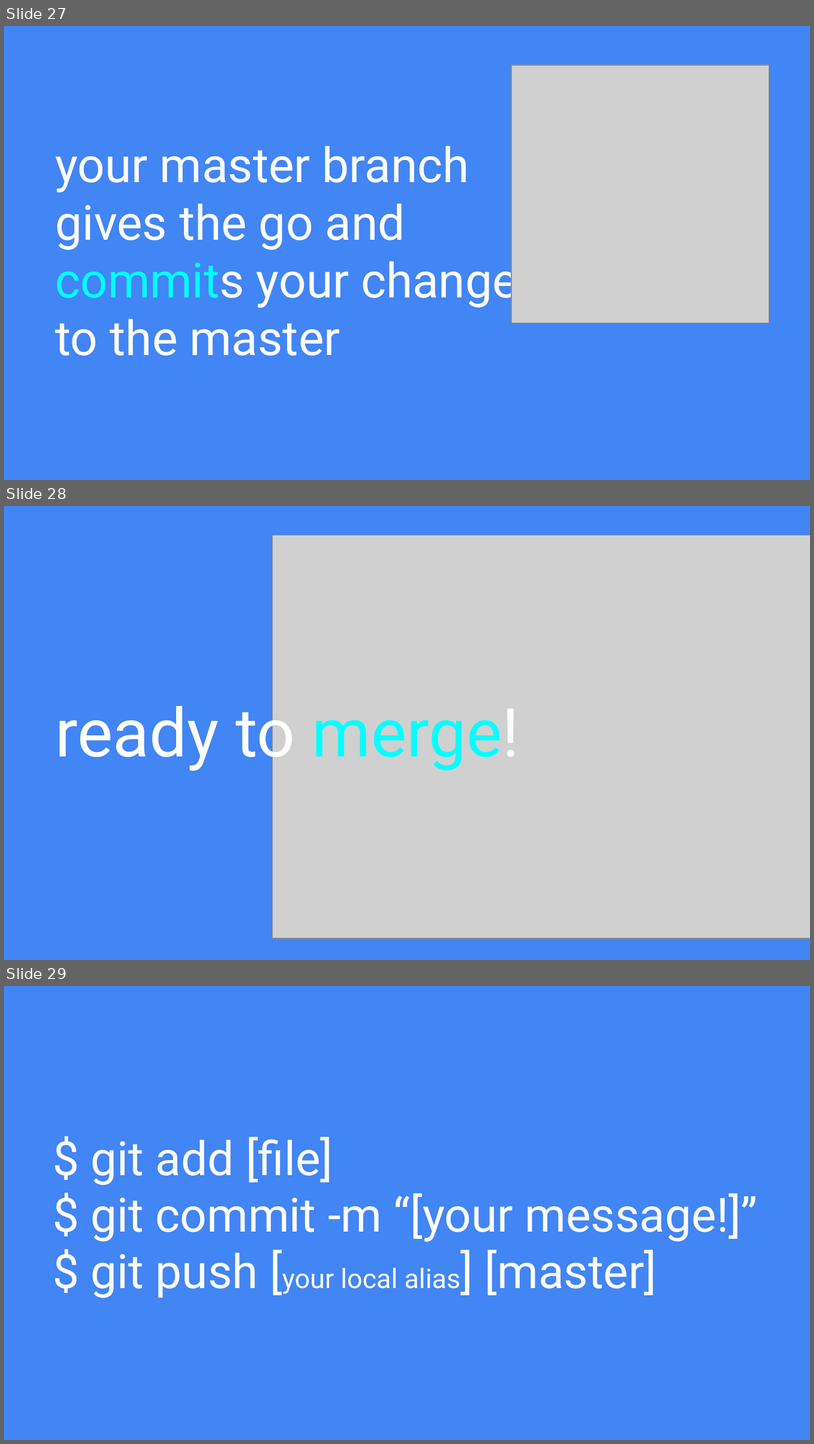
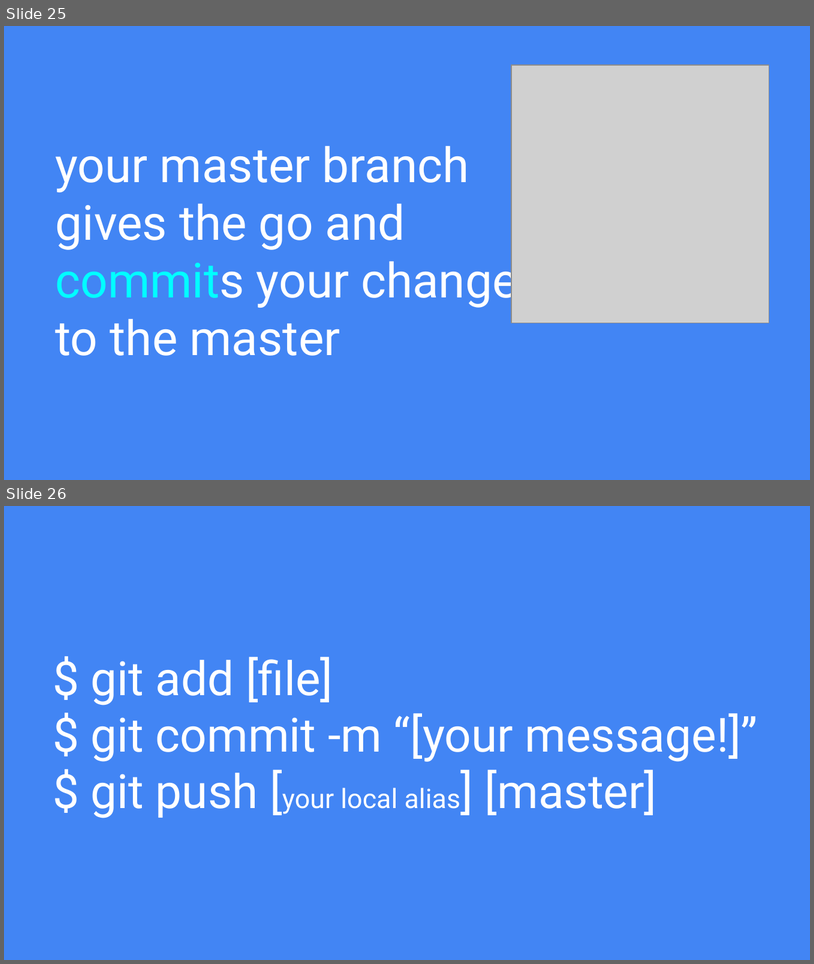
Before and after one commit to jojokarlin/Git_DRI_Jan_2017, a slide deck: GitHub.pptx. Shown one above the other, each under a label of ours: slides 27, 28 and 29 before the commit, slides 25 and 26 after it. The pictures are 814x1444 and 814x964 pixels, drawn with LibreOffice and Linux fonts; fonts in the diff are those of the drawing; grey boxes stand for pictures. Boxes give left, top, right and bottom in pixels: in the first picture for what was removed or moved away, otherwise in the second. Text is boxed around its words. In the diff, an @@ line names an element or a change of style, - is before the commit and + after.

```diff
--- a/GitHub.pptx
+++ b/GitHub.pptx
@@ slide 28 removed at box(4, 506, 810, 960), background #4285F4 @@
@@ picture removed at box(273, 535, 810, 938) @@
@@ title removed at box(56, 694, 520, 772) @@
-ready to merge!
@@ what was slide 27 is now slide 25 @@
@@ what was slide 29 is now slide 26 @@
```
Also in this commit, not shown: 8 slides changed, 2 other slides removed, 5 other files.
